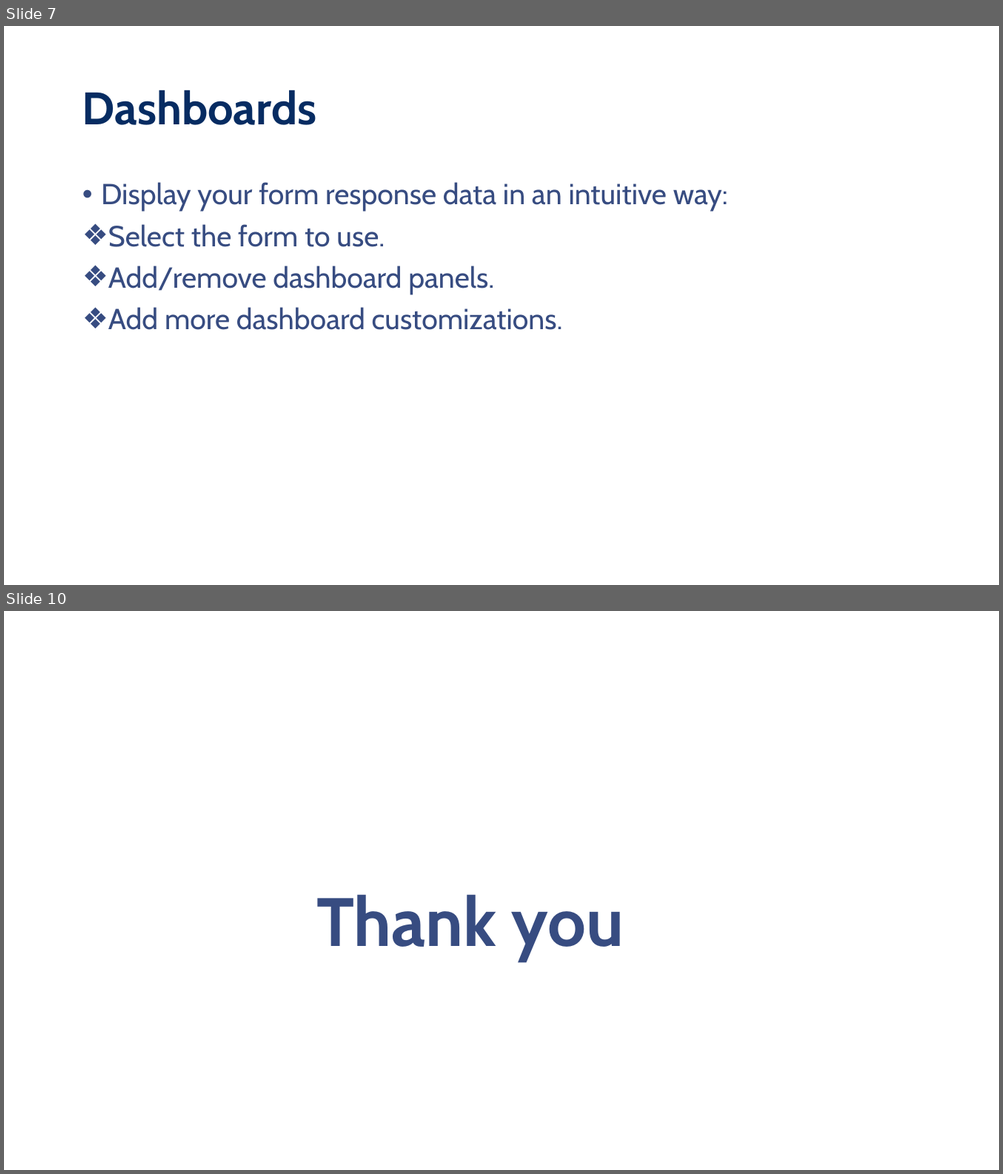
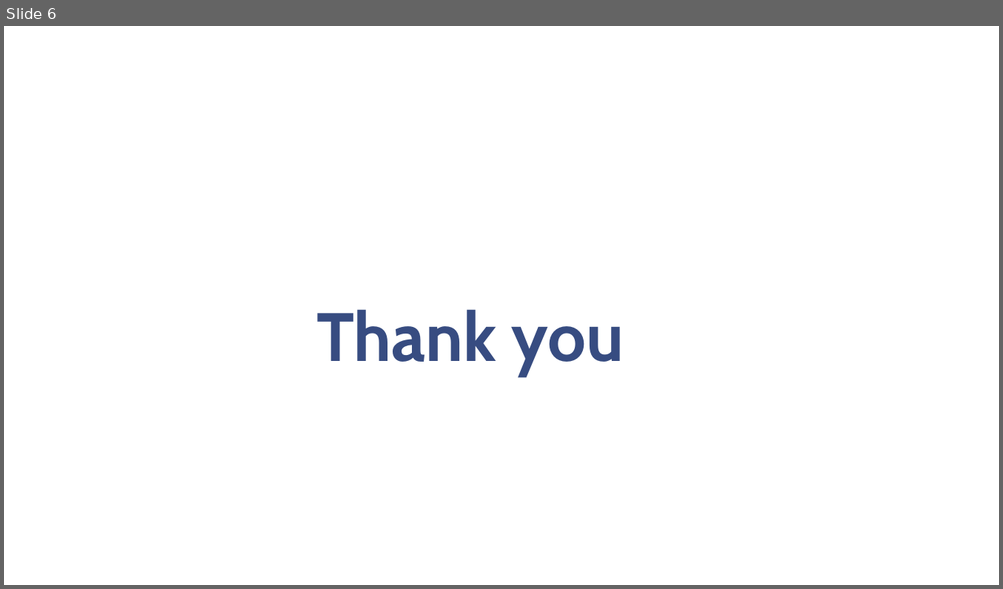
Before and after one commit to kitavidavis/collect-v2, a slide deck: src/assets/Geopsy template.pptx. Shown one above the other, each under a label of ours: slides 7 and 10 before the commit, slide 6 after it; the slides between them are not shown. The pictures are 1003x1174 and 1003x589 pixels, drawn with LibreOffice and Linux fonts; fonts in the diff are those of the drawing; background and template pictures are left out. Boxes give left, top, right and bottom in pixels: in the first picture for what was removed or moved away, otherwise in the second. Text is boxed around its words. In the diff, an @@ line names an element or a change of style, - is before the commit and + after.

```diff
--- a/src/assets/Geopsy template.pptx
+++ b/src/assets/Geopsy template.pptx
@@ slide 7 removed at bbox=[4, 26, 999, 585], background #FFFFFF @@
@@ title removed at bbox=[82, 90, 317, 125] @@
-Dashboards
@@ text removed at bbox=[101, 182, 728, 330] @@
-• Display your form response data in an intuitive way:
-❖ Select the form to use.
-❖ Add/remove dashboard panels.
-❖ Add more dashboard customizations.
@@ what was slide 10 is now slide 6 @@
```
Also in this commit, not shown: 2 slides changed, 3 slides added, 6 other slides removed, 2 other files.
